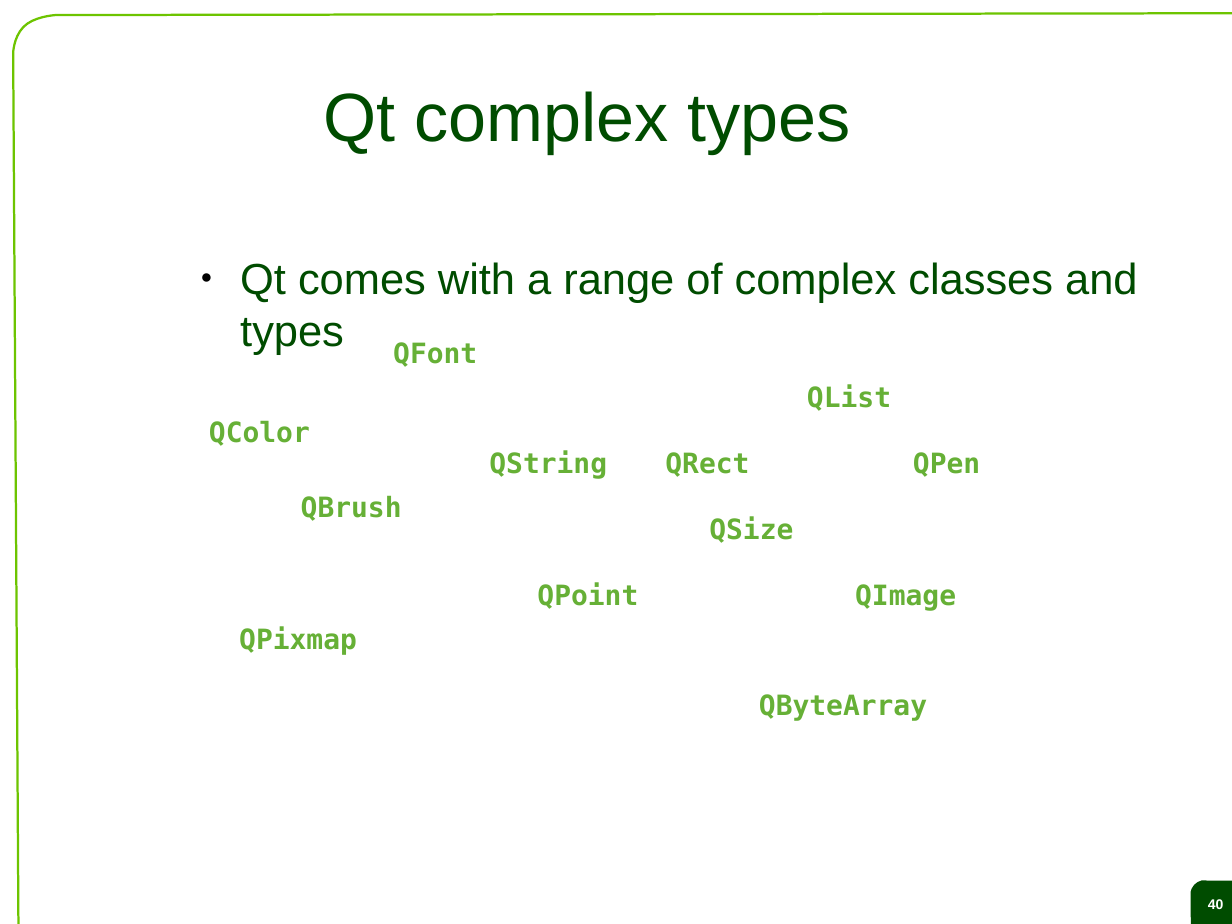
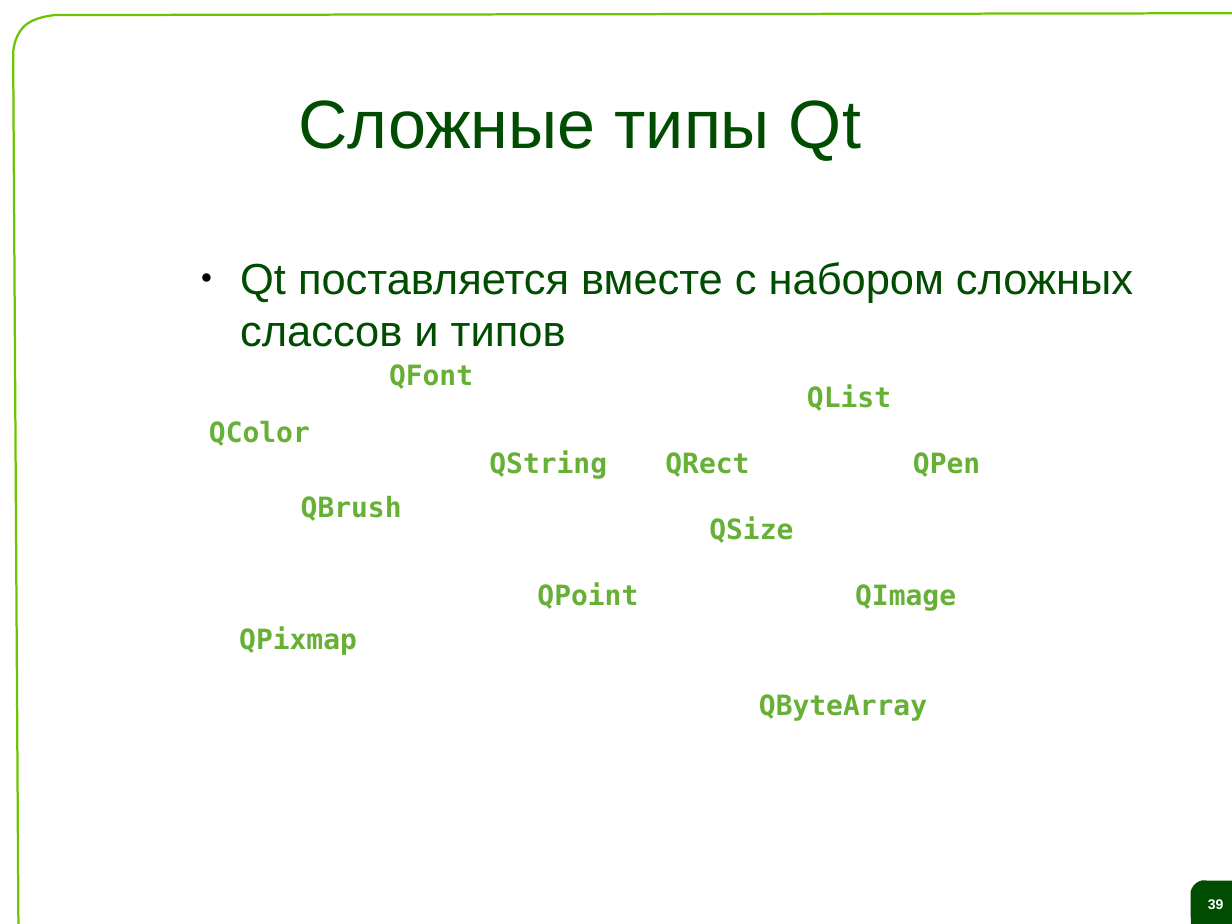
Before and after one commit to saa/qecm, a slide deck: slide 39 of Lectures and Exercises/L04 - Datatypes collections and files/L4 Slides.odp (slide 40 before the commit). Drawn at 1232x924 pixels with LibreOffice and Linux fonts; fonts in the diff are those of the drawing; background and template pictures are left out. Boxes give left, top, right and bottom in pixels: in the first picture for what was removed or moved away, otherwise in the second. Text is boxed around its words. In the diff, an @@ line names an element or a change of style, - is before the commit and + after.

```diff
--- a/Lectures and Exercises/L04 - Datatypes collections and files/L4 Slides.odp
+++ b/Lectures and Exercises/L04 - Datatypes collections and files/L4 Slides.odp
@@ title at (x1=298, y1=100, x2=861, y2=160): text changed @@
-Qt complex types
+Сложные типы Qt
@@ text at (x1=240, y1=262, x2=1133, y2=347): text changed @@
-● Qt comes with a range of complex classes and types
+● Qt поставляется вместе с набором сложных слассов и типов
@@ text "QFont" moved from (x1=393, y1=342, x2=477, y2=367) to (x1=389, y1=364, x2=473, y2=389) @@
@@ page number at (x1=1208, y1=899, x2=1224, y2=909): text changed @@
-40
+39
```
Also in this commit, not shown: 23 other slides changed, 40 slides added, 41 slides removed.
